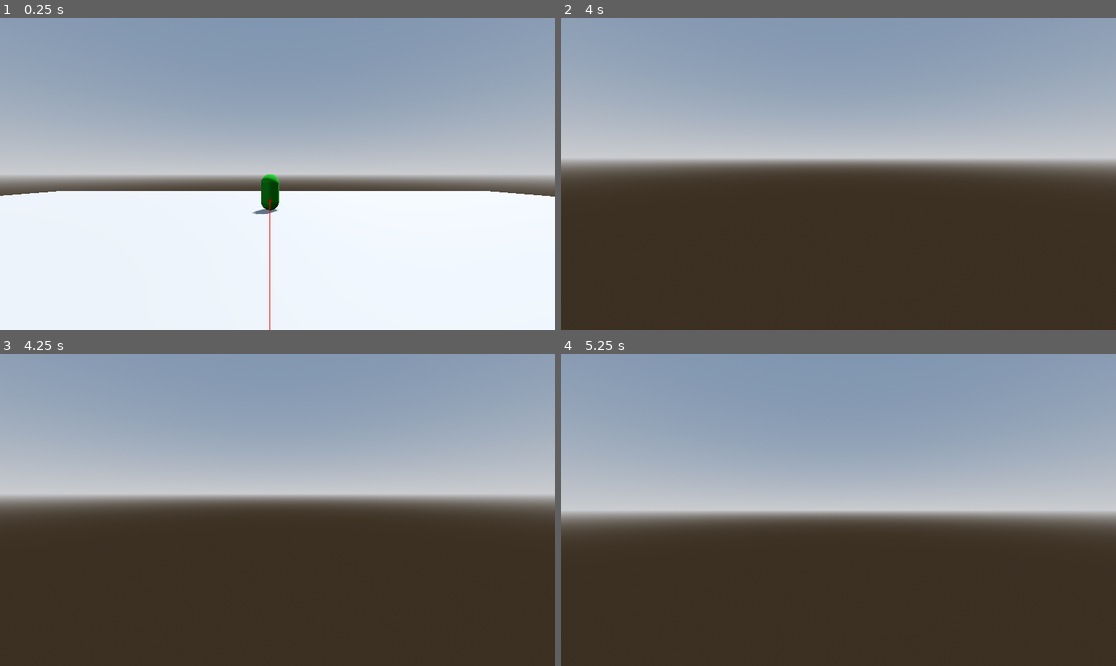
Above: before the commit, frames 1-4 (two rows, left to right).
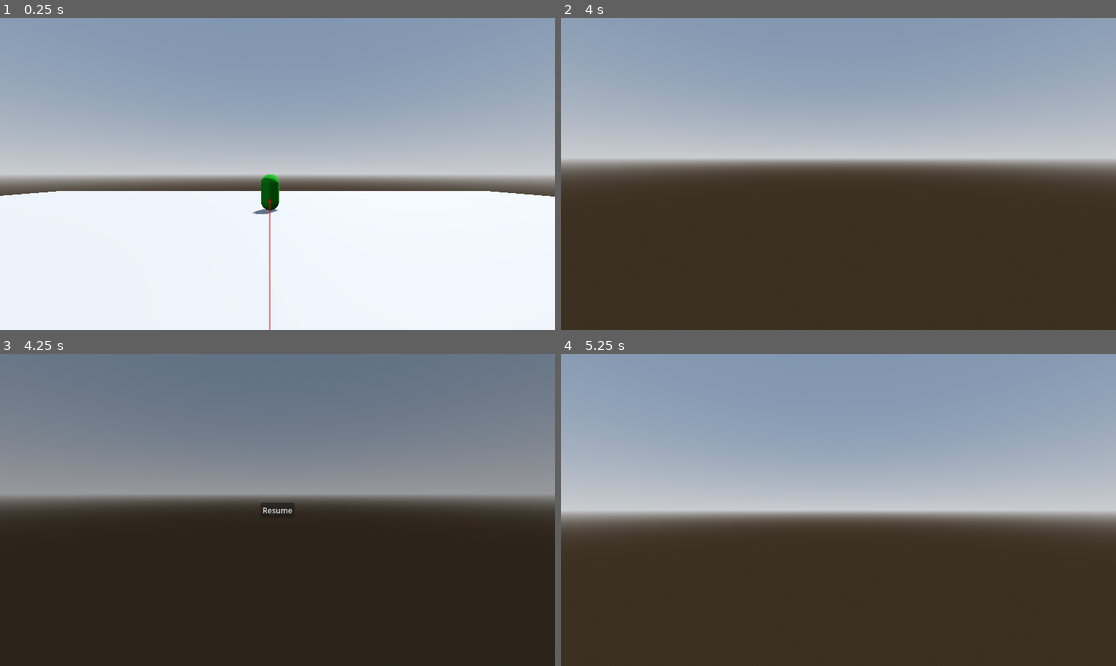
Above: after the commit, the same moments.

Repository: murphl3/Bispel
Game: Godot game, scene res://scenes/main.tscn
Same seed, same stepped clock (60 frames per second), same inputs: the game is played once before the commit and once after it.
Inputs (mouse positions are in pixels of both pictures, inside the frame that each line leads up to):
- Up to frame 1 (0.25 s): no input
- Up to frame 2 (4 s): move the mouse to (866, 174) at 0.52 s; hold Shift (move_sprint) 0.53-1.28 s; hold W (move_forward) from 0.53 s (still down); click (866, 174) at 0.67 s; move the mouse to (810, 174) at 1.27 s; tap Shift (move_sprint) at 1.35, 2.85 s; click (810, 174) at 1.42 s; move the mouse to (849, 167) at 2.02 s; hold Shift (move_sprint) 2.03-2.78 s; click (849, 167) at 2.17 s; move the mouse to (832, 180) at 2.77 s; click (832, 180) at 2.92 s; tap Enter at 3.5 s; move the mouse to (877, 177) at 3.52 s; hold Shift (move_sprint) from 3.53 s (still down); click (877, 177) at 3.67 s
- Up to frame 3 (4.25 s): keep holding W (move_forward); keep holding Shift (move_sprint); tap Escape at 4.15 s
- Up to frame 4 (5.25 s): release W (move_forward) at 4.25 s; release Shift (move_sprint) at 4.25 s; click (838, 510) at 4.25 s, where only the run after the commit has a clickable "Resume"; tap Space (move_up) at 5 s; move the mouse to (794, 506) at 5.02 s; hold W (move_forward) from 5.03 s (still down); tap Shift (move_sprint) at 5.1 s; click (794, 506) at 5.17 s

Frames 1-2 are identical in both runs. In frame 3, 49% of the frame differs, in the area x 0-100%, y 0-53%; in frame 4, nothing differs.

Commit message:
Added Pause Menu

Diff:
--- /dev/null
+++ b/scenes/pause_menu.tscn
@@ -0,0 +1,38 @@
+[gd_scene load_steps=2 format=3 uid="uid://d1asjug2c01cv"]
+
+[sub_resource type="GDScript" id="GDScript_uahpa"]
+script/source = "extends Control
+
+func _ready() -> void:
+	$Resume.pressed.connect(GlobalInputs.resume)
+"
+
+[node name="Pause Menu" type="Control"]
+layout_mode = 3
+anchors_preset = 15
+anchor_right = 1.0
+anchor_bottom = 1.0
+grow_horizontal = 2
+grow_vertical = 2
+script = SubResource("GDScript_uahpa")
+
+[node name="Background" type="ColorRect" parent="."]
+layout_mode = 0
+offset_right = 1152.0
+offset_bottom = 648.0
+color = Color(0, 0, 0, 0.25098)
+
+[node name="Resume" type="Button" parent="."]
+layout_mode = 1
+anchors_preset = 8
+anchor_left = 0.5
+anchor_top = 0.5
+anchor_right = 0.5
+anchor_bottom = 0.5
+offset_left = -35.0
+offset_top = -15.5
+offset_right = 35.0
+offset_bottom = 15.5
+grow_horizontal = 2
+grow_vertical = 2
+text = "Resume"
--- a/scripts/global.gd
+++ b/scripts/global.gd
@@ -7,8 +7,12 @@
 var current_id: int = 0
 var id_list: Dictionary = {}
 var paused: bool = false
+var pause_menu: Control = null
 
 func _ready() -> void:
+	pause_menu = root.pause_menu.instantiate()
+	pause_menu.hide()
+	root.add_child(pause_menu)
 	terrain_rng.seed = game_seed
 	rng.seed = game_seed
 	root.child_entered_tree.connect(apply_id)
--- a/scripts/global_inputs.gd
+++ b/scripts/global_inputs.gd
@@ -4,19 +4,19 @@
 var mouse_captured: bool = false
 
 func _unhandled_input(event: InputEvent) -> void:
-	if Input.is_mouse_button_pressed(MOUSE_BUTTON_LEFT):
-		capture_mouse()
-		resume()
 	if Input.is_key_pressed(KEY_ESCAPE):
 		pause()
-		release_mouse()
 	if mouse_captured and not active_node == null and event is InputEventMouseMotion:
 		active_node.handleMouseMotion(event.relative)
 
 func pause() -> void:
+	Global.pause_menu.show()
+	release_mouse()
 	Global.paused = true
 
 func resume() -> void:
+	Global.pause_menu.hide()
+	capture_mouse()
 	Global.paused = false
 
 func set_active(node: Node) -> void:
--- a/scripts/main.gd
+++ b/scripts/main.gd
@@ -2,6 +2,7 @@
 
 @export var player: PackedScene = preload("res://scenes/player.tscn")
 @export var default_scene: PackedScene = preload("res://scenes/hub.tscn")
+@export var pause_menu: PackedScene = preload("res://scenes/pause_menu.tscn")
 
 func _ready() -> void:
 	add_child(default_scene.instantiate())
